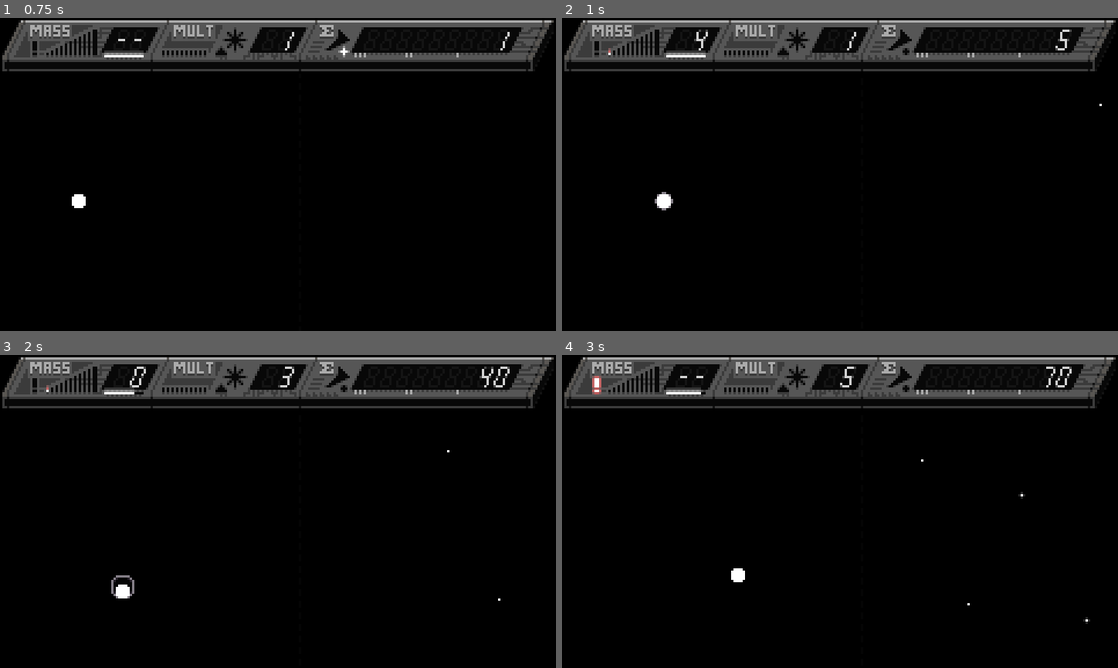
Above: before the commit, frames 1-4 (two rows, left to right).
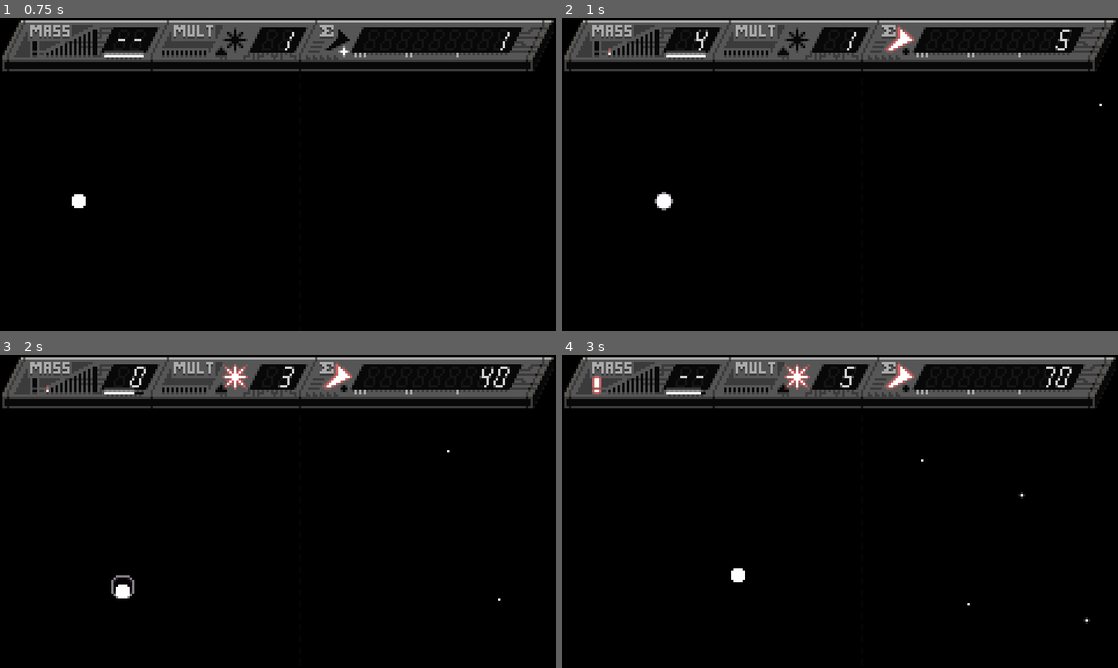
Above: after the commit, the same moments.

Repository: VivianMochi/GravityWell
Game: Godot game, scene res://game_scene.tscn
Same seed, same stepped clock (60 frames per second), same inputs: the game is played once before the commit and once after it.
Inputs (mouse positions are in pixels of both pictures, inside the frame that each line leads up to):
- Up to frame 1 (0.75 s): tap Enter at 0.5 s; move the mouse to (400, 158) at 0.52 s; hold D from 0.53 s (still down); hold 1 from 0.53 s (still down); click (400, 158) at 0.67 s
- Up to frame 2 (1 s): keep holding D; keep holding 1; tap Space at 0.77 s
- Up to frame 3 (2 s): move the mouse to (166, 527) at 1.27 s; release D at 1.28 s; release 1 at 1.28 s; hold S from 1.28 s (still down); tap 2 at 1.35 s; tap Space at 1.52 s
- Up to frame 4 (3 s): move the mouse to (895, 442) at 2.02 s; release S at 2.03 s; hold D 2.03-2.78 s; hold 1 2.03-2.78 s; move the mouse to (812, 574) at 2.77 s; hold W from 2.78 s (still down); tap 2 at 2.85 s; click (812, 574) at 2.92 s

Frame 1 is identical in both runs. In frame 2, 0.2% of the frame differs, in the area x 57-64%, y 2-12%; in frame 3, 0.5%, in the area x 40-64%, y 2-12%; in frame 4, 0.5%.

Commit message:
Transmit effect lights operational

Diff:
--- a/game_scene.gd
+++ b/game_scene.gd
@@ -36,6 +36,8 @@
 	flicker_time["Passthrough"] = 0;
 	flicker_time["MultiArrow"] = 0;
 	flicker_time["MaxMulti"] = 0;
+	flicker_time["Multi"] = 0;
+	flicker_time["Transmit"] = 0;
 
 func _process(delta):
 	# Screen shake control
@@ -236,6 +238,8 @@
 	$TopHud/MultiArrowLight.visible = Time.get_ticks_msec() % 200 < 100 if flicker_time["MultiArrow"] > 0 else false;
 	$TopHud/PassthroughLight.visible = flicker_time["Passthrough"] > 0;
 	$TopHud/MaxMultiLight.visible = Time.get_ticks_msec() % 100 < 50 if flicker_time["MaxMulti"] > 0 else false;
+	$TopHud/MultiLight.visible = Time.get_ticks_msec() % 200 < 100 if flicker_time["Multi"] > 0 else false;
+	$TopHud/TransmitLight.visible = Time.get_ticks_msec() % 200 < 100 if flicker_time["Transmit"] > 0 else false;
 
 func update_number_display(display_id: String, value: int):
 	var digits = 9 if display_id == "Score" else 2;
@@ -269,9 +273,15 @@
 	$Well.die();
 
 func _on_transmit_mass():
-	total_score += mass_count * multiplier;
-	mass_count = 0;
-	# Should multiplier reset here?
-	# I like the act of trying to rebuild your mass while your multiplier is decaying!
-	#multiplier = 1;
-	# TODO: Make a better scoring animation, this should feel good at high numbers!
+	if mass_count > 0:
+		# Do transmit animations
+		flicker_time["Transmit"] = 35;
+		if multiplier > 1:
+			flicker_time["Multi"] = 35;
+
+		# Score
+		total_score += mass_count * multiplier;
+		mass_count = 0;
+		# Should multiplier reset here?
+		# I like the act of trying to rebuild your mass while your multiplier is decaying!
+		#multiplier = 1;
--- a/game_scene.tscn
+++ b/game_scene.tscn
@@ -13,6 +13,8 @@
 [ext_resource type="Texture2D" uid="uid://1urtn3ah2jl5" path="res://resource/arrow.png" id="11_o2kjl"]
 [ext_resource type="Texture2D" uid="uid://bbj6oex5yocgv" path="res://resource/passthrough.png" id="12_r3rui"]
 [ext_resource type="Texture2D" uid="uid://df4rgudlvrafr" path="res://resource/max_multi.png" id="13_83i6j"]
+[ext_resource type="Texture2D" uid="uid://bfye3q7pavgib" path="res://resource/multiplier_light.png" id="14_ka677"]
+[ext_resource type="Texture2D" uid="uid://dm1s204as6qbp" path="res://resource/transmit_light.png" id="15_rmnbk"]
 
 [node name="GameScene" type="Node2D"]
 script = ExtResource("1_3meol")
@@ -80,7 +82,6 @@
 frame = 1
 
 [node name="AntiModeLight" type="Sprite2D" parent="TopHud"]
-visible = false
 position = Vector2(15, 13)
 texture = ExtResource("6_c6uyk")
 
@@ -118,6 +119,16 @@
 texture = ExtResource("13_83i6j")
 centered = false
 
+[node name="MultiLight" type="Sprite2D" parent="TopHud"]
+position = Vector2(96, 4)
+texture = ExtResource("14_ka677")
+centered = false
+
+[node name="TransmitLight" type="Sprite2D" parent="TopHud"]
+position = Vector2(139, 3)
+texture = ExtResource("15_rmnbk")
+centered = false
+
 [connection signal="absorbed" from="Well" to="." method="_on_well_absorbed"]
 [connection signal="fractured" from="Well" to="." method="_on_well_fractured"]
 [connection signal="transmit_mass" from="Well" to="." method="_on_transmit_mass"]
Not shown: 1 places in game_scene.tscn that only renumber resources
Binary file added: resource/multiplier_light.png
Not shown, added: resource/multiplier_light.png.import
Binary file added: resource/transmit_light.png
Not shown, added: resource/transmit_light.png.import
